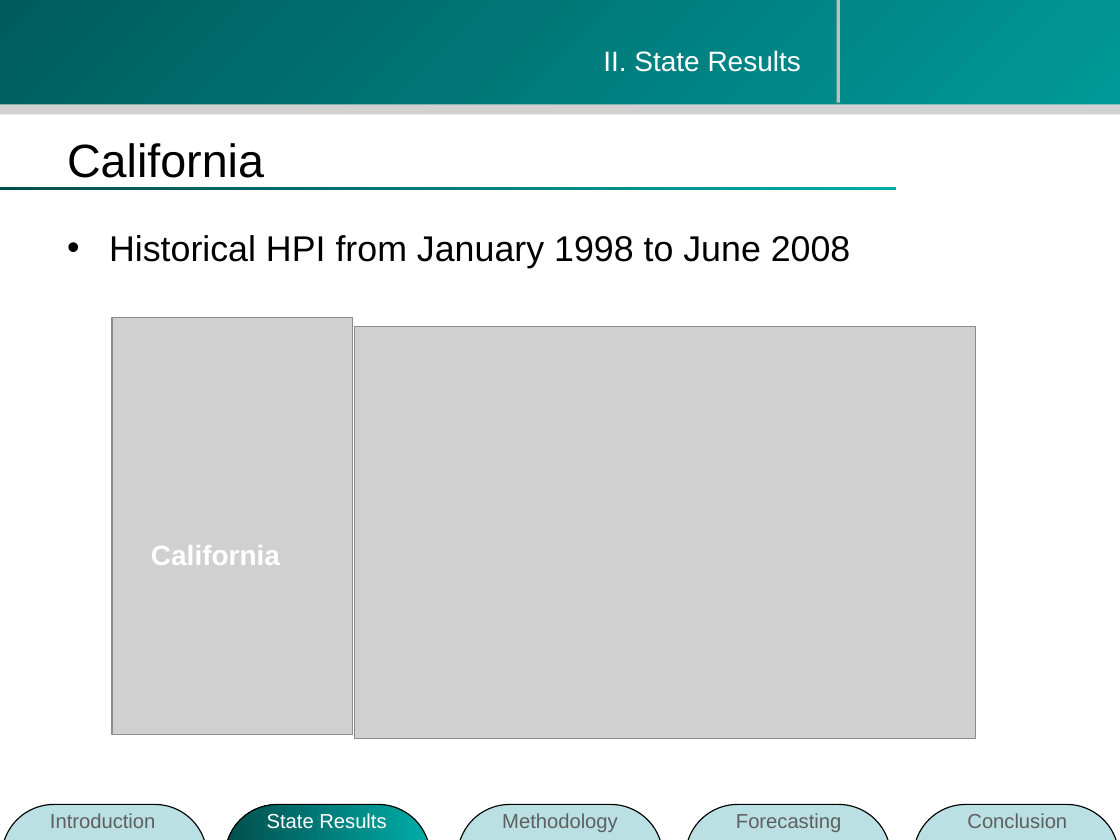
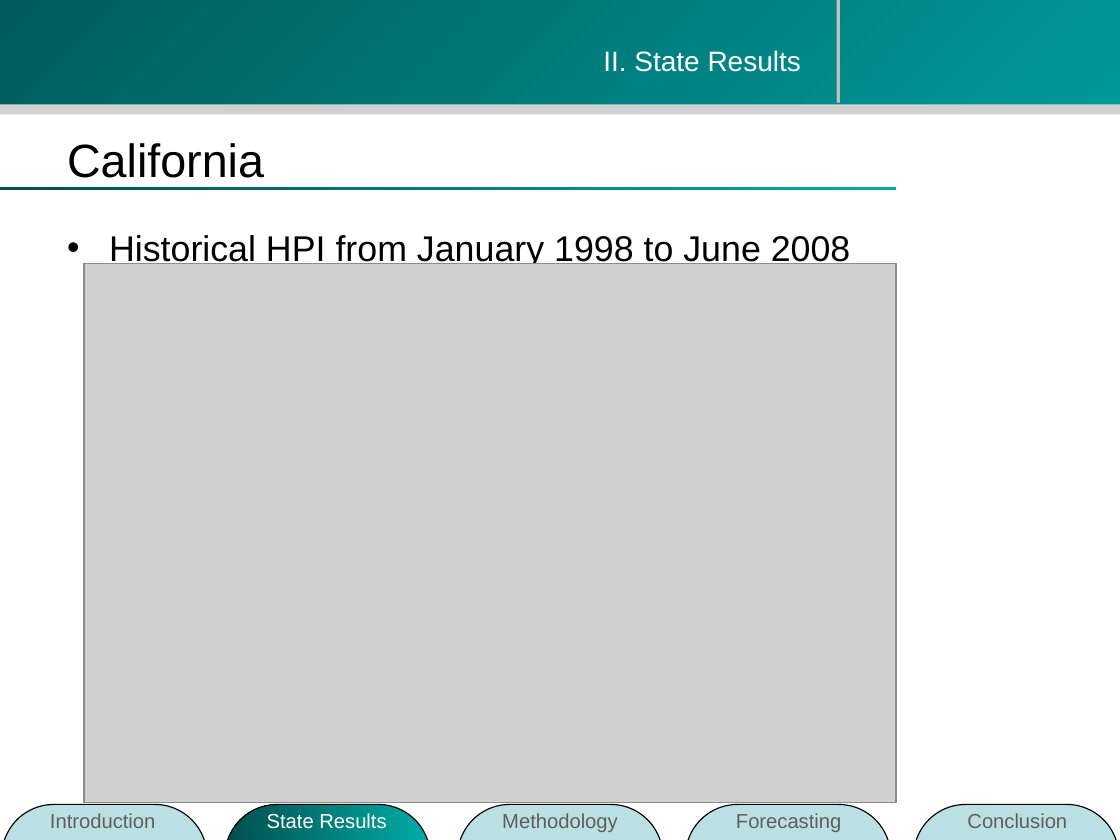
Before and after one commit to zhouzhenghui/svnrepository, a slide deck: slide 13 of SVNRepository/Presentation/M.Eng Final Presentation-take2.ppt (slide 12 before the commit). Drawn at 1120x840 pixels with LibreOffice and Linux fonts; fonts in the diff are those of the drawing; grey boxes stand for pictures; background and template pictures are left out. Boxes give left, top, right and bottom in pixels: in the first picture for what was removed or moved away, otherwise in the second. Text is boxed around its words. In the diff, an @@ line names an element or a change of style, - is before the commit and + after.

```diff
--- a/SVNRepository/Presentation/M.Eng Final Presentation-take2.ppt
+++ b/SVNRepository/Presentation/M.Eng Final Presentation-take2.ppt
@@ picture added at [84, 264, 896, 803] @@
@@ picture removed at [112, 317, 353, 735] @@
@@ picture removed at [355, 327, 977, 739] @@
@@ text removed at [151, 545, 280, 565] @@
-California
```
Also in this commit, not shown: 4 other slides changed, 1 slide added, 9 slides removed.
